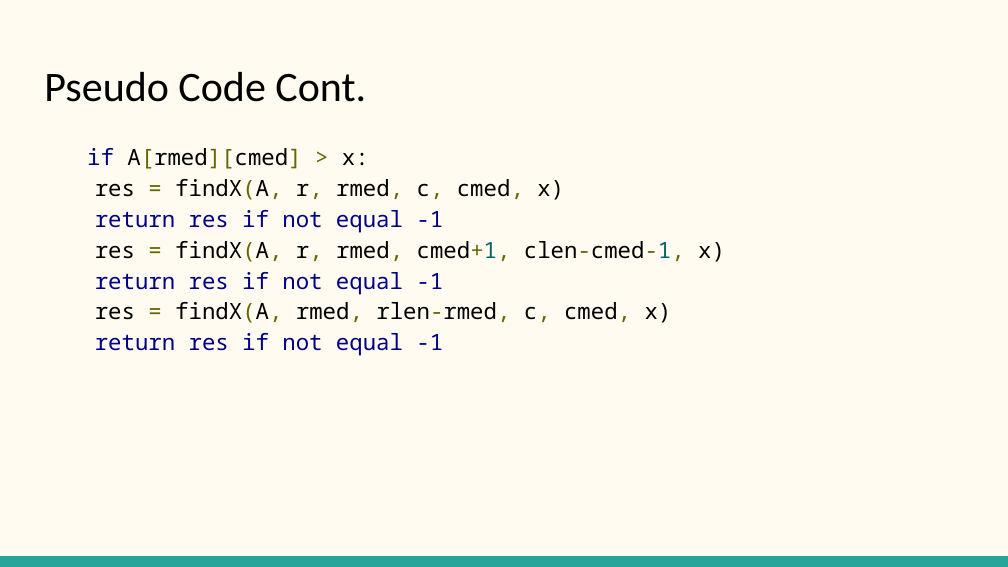
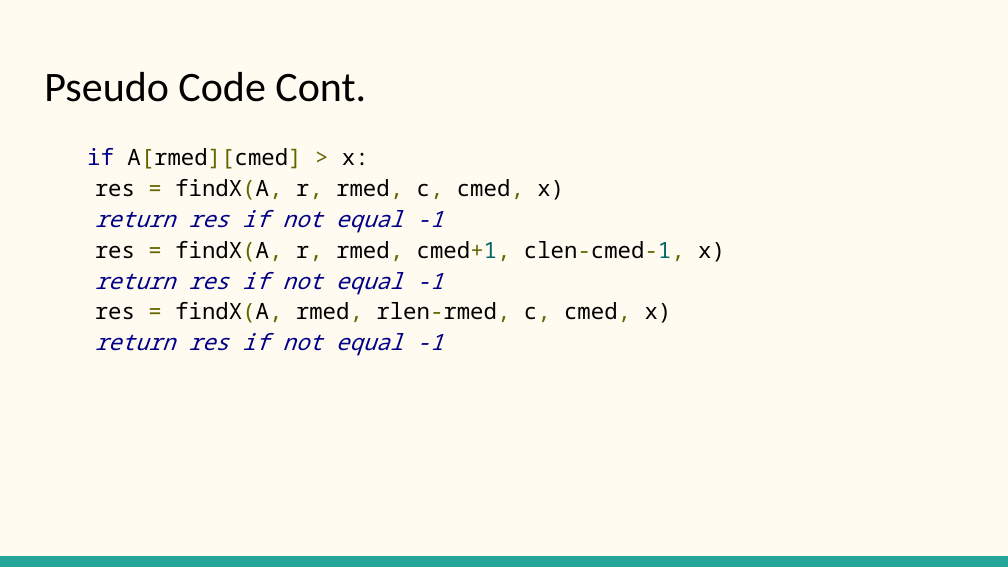
Before and after one commit to amygwong/csc59866, a slide deck: slide 8 of hw1/Presentation.pptx. Drawn at 1008x567 pixels with LibreOffice and Linux fonts; fonts in the diff are those of the drawing. Boxes give left, top, right and bottom in pixels: in the first picture for what was removed or moved away, otherwise in the second. Text is boxed around its words. In the diff, an @@ line names an element or a change of style, - is before the commit and + after.

```diff
--- a/hw1/Presentation.pptx
+++ b/hw1/Presentation.pptx
@@ text at bbox=[95, 210, 443, 356]: italic on in "return res if not equal -1", "return res if not equal -1", "return res if not equal -1" @@
```
Also in this commit, not shown: 3 other slides changed.
